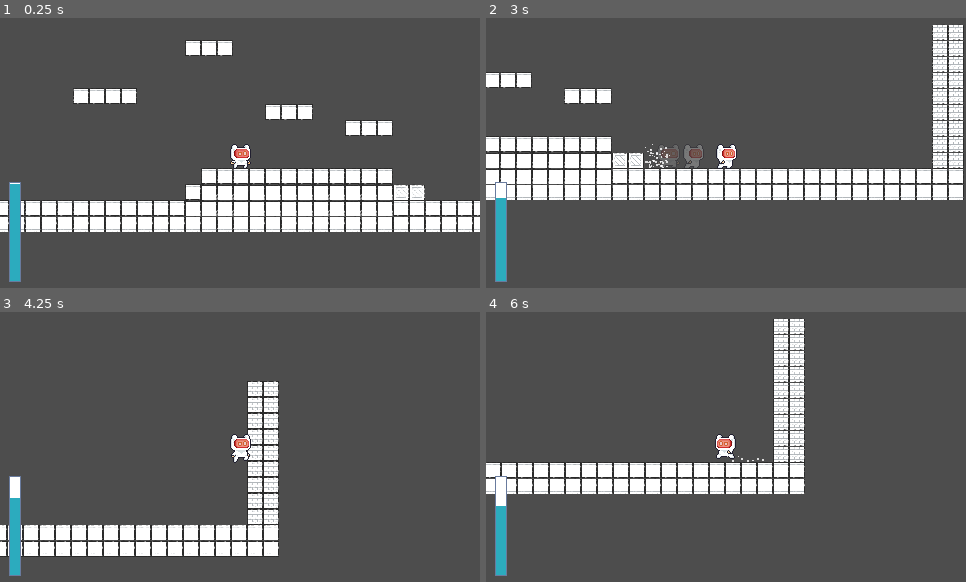
Above: before the commit, frames 1-4 (two rows, left to right).
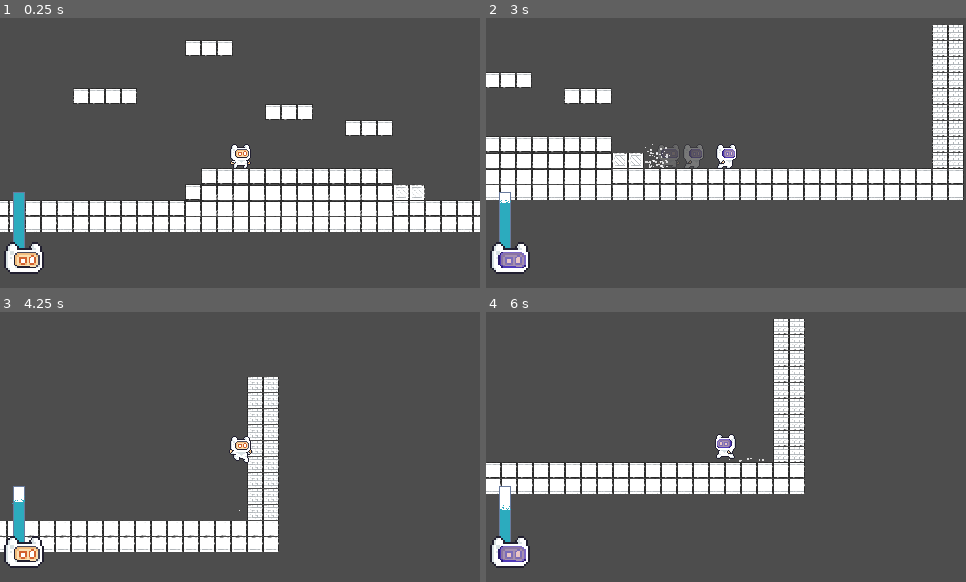
Above: after the commit, the same moments.

Repository: Naathan404/UITxVNG-Group08-NaNaNaNa
Game: Godot game, scene res://scenes/levels/level_test.tscn
The game is run twice, just before and just after one commit, with the same random seed, the same clock (stepped at 60 frames per second) and the same inputs.
Inputs:
- Up to frame 1 (0.25 s): no input
- Up to frame 2 (3 s): hold K (mask_blue, bound only after the commit) 0.53-1.28 s; hold D (right) 0.53-2.03 s; tap Space (jump) at 0.77, 1.52 s; tap J (mask_red, bound only after the commit) at 0.8, 1.35 s; tap L (unmask, bound only after the commit) at 1.55 s; hold A (left) 2.03-2.78 s; hold L (unmask, bound only after the commit) 2.03-2.78 s; tap K (mask_blue, bound only after the commit) at 2.3 s; hold D (right) from 2.78 s (still down); tap Shift (dash) at 2.85 s
- Up to frame 3 (4.25 s): keep holding D (right); tap Space (jump) at 3.02, 3.77 s; tap J (mask_red, bound only after the commit) at 3.05 s; hold K (mask_blue, bound only after the commit) from 3.53 s (still down); tap L (unmask, bound only after the commit) at 3.8 s
- Up to frame 4 (6 s): release D (right) at 4.28 s; release K (mask_blue, bound only after the commit) at 4.28 s; hold A (left) 4.28-5.03 s; tap J (mask_red, bound only after the commit) at 4.35, 5.3 s; tap Space (jump) at 4.52 s; tap K (mask_blue, bound only after the commit) at 4.55, 5.85 s; hold D (right) 5.03-5.78 s; hold L (unmask, bound only after the commit) 5.03-5.78 s; hold A (left) from 5.78 s (still down)

The runs differ from the first frame. In frame 1, 1.5% of the frame differs, in the area x 0-52%, y 48-98%; in frame 2, 1.5%; in frame 3, 6.2%, in the area x 0-59%, y 24-98%; in frame 4, 1.5%.

Commit message:
feat: mask and oxyen bar

Diff:
--- a/project.godot
+++ b/project.godot
@@ -38,15 +38,34 @@
 }
 jump={
 "deadzone": 0.2,
-"events": [Object(InputEventKey,"resource_local_to_scene":false,"resource_name":"","device":-1,"window_id":0,"alt_pressed":false,"shift_pressed":false,"ctrl_pressed":false,"meta_pressed":false,"pressed":false,"keycode":0,"physical_keycode":87,"key_label":0,"unicode":119,"location":0,"echo":false,"script":null)
-, Object(InputEventKey,"resource_local_to_scene":false,"resource_name":"","device":0,"window_id":0,"alt_pressed":false,"shift_pressed":false,"ctrl_pressed":false,"meta_pressed":false,"pressed":false,"keycode":0,"physical_keycode":32,"key_label":0,"unicode":0,"location":0,"echo":false,"script":null)
-, Object(InputEventKey,"resource_local_to_scene":false,"resource_name":"","device":0,"window_id":0,"alt_pressed":false,"shift_pressed":false,"ctrl_pressed":false,"meta_pressed":false,"pressed":false,"keycode":0,"physical_keycode":4194320,"key_label":0,"unicode":0,"location":0,"echo":false,"script":null)
+"events": [Object(InputEventKey,"resource_local_to_scene":false,"resource_name":"","device":0,"window_id":0,"alt_pressed":false,"shift_pressed":false,"ctrl_pressed":false,"meta_pressed":false,"pressed":false,"keycode":0,"physical_keycode":32,"key_label":0,"unicode":0,"location":0,"echo":false,"script":null)
 , Object(InputEventKey,"resource_local_to_scene":false,"resource_name":"","device":-1,"window_id":0,"alt_pressed":false …(182 unchanged characters)…
 ]
 }
 dash={
 "deadzone": 0.2,
 "events": [Object(InputEventKey,"resource_local_to_scene":false,"resource_name":"","device":0,"window_id":0,"alt_presse …(194 unchanged characters)…
+]
+}
+mask_red={
+"deadzone": 0.2,
+"events": [Object(InputEventKey,"resource_local_to_scene":false,"resource_name":"","device":-1,"window_id":0,"alt_pressed":false,"shift_pressed":false,"ctrl_pressed":false,"meta_pressed":false,"pressed":false,"keycode":0,"physical_keycode":74,"key_label":0,"unicode":106,"location":0,"echo":false,"script":null)
+, Object(InputEventKey,"resource_local_to_scene":false,"resource_name":"","device":-1,"window_id":0,"alt_pressed":false,"shift_pressed":false,"ctrl_pressed":false,"meta_pressed":false,"pressed":false,"keycode":0,"physical_keycode":81,"key_label":0,"unicode":113,"location":0,"echo":false,"script":null)
+, Object(InputEventKey,"resource_local_to_scene":false,"resource_name":"","device":-1,"window_id":0,"alt_pressed":false,"shift_pressed":false,"ctrl_pressed":false,"meta_pressed":false,"pressed":false,"keycode":0,"physical_keycode":90,"key_label":0,"unicode":122,"location":0,"echo":false,"script":null)
+]
+}
+mask_blue={
+"deadzone": 0.2,
+"events": [Object(InputEventKey,"resource_local_to_scene":false,"resource_name":"","device":-1,"window_id":0,"alt_pressed":false,"shift_pressed":false,"ctrl_pressed":false,"meta_pressed":false,"pressed":false,"keycode":0,"physical_keycode":75,"key_label":0,"unicode":107,"location":0,"echo":false,"script":null)
+, Object(InputEventKey,"resource_local_to_scene":false,"resource_name":"","device":-1,"window_id":0,"alt_pressed":false,"shift_pressed":false,"ctrl_pressed":false,"meta_pressed":false,"pressed":false,"keycode":0,"physical_keycode":69,"key_label":0,"unicode":101,"location":0,"echo":false,"script":null)
+, Object(InputEventKey,"resource_local_to_scene":false,"resource_name":"","device":-1,"window_id":0,"alt_pressed":false,"shift_pressed":false,"ctrl_pressed":false,"meta_pressed":false,"pressed":false,"keycode":0,"physical_keycode":88,"key_label":0,"unicode":120,"location":0,"echo":false,"script":null)
+]
+}
+unmask={
+"deadzone": 0.2,
+"events": [Object(InputEventKey,"resource_local_to_scene":false,"resource_name":"","device":-1,"window_id":0,"alt_pressed":false,"shift_pressed":false,"ctrl_pressed":false,"meta_pressed":false,"pressed":false,"keycode":0,"physical_keycode":76,"key_label":0,"unicode":108,"location":0,"echo":false,"script":null)
+, Object(InputEventKey,"resource_local_to_scene":false,"resource_name":"","device":-1,"window_id":0,"alt_pressed":false,"shift_pressed":false,"ctrl_pressed":false,"meta_pressed":false,"pressed":false,"keycode":0,"physical_keycode":87,"key_label":0,"unicode":119,"location":0,"echo":false,"script":null)
+, Object(InputEventKey,"resource_local_to_scene":false,"resource_name":"","device":0,"window_id":0,"alt_pressed":false,"shift_pressed":false,"ctrl_pressed":false,"meta_pressed":false,"pressed":false,"keycode":0,"physical_keycode":4194320,"key_label":0,"unicode":0,"location":0,"echo":false,"script":null)
 ]
 }
 
--- a/scenes/player/player.tscn
+++ b/scenes/player/player.tscn
@@ -21,6 +21,7 @@
 [ext_resource type="Texture2D" uid="uid://d05p77wttlj3q" path="res://assets/sprites/characters/Run_Red.png" id="11_8ydkj"]
 [ext_resource type="Texture2D" uid="uid://fykkxy5k8w36" path="res://assets/sprites/characters/Run_Blue.png" id="12_8ydkj"]
 [ext_resource type="Texture2D" uid="uid://larvvjwy1qvq" path="res://assets/sprites/characters/Jump_Blue.png" id="12_ioxgp"]
+[ext_resource type="Texture2D" uid="uid://1axhrtb88p5n" path="res://assets/sprites/ui/avatar_react/none_mask.png" id="22_yj68g"]
 
 [sub_resource type="AtlasTexture" id="AtlasTexture_j4nxn"]
 atlas = ExtResource("2_je7p5")
@@ -673,7 +674,7 @@
 
 [node name="Player" type="CharacterBody2D" unique_id=65356844]
 script = ExtResource("1_p47bc")
-mask_type = 1
+decrease_oxygen_rate = 10.0
 dash_force = 500.0
 dash_duration = 0.15
 
@@ -749,13 +750,33 @@
 [node name="CanvasLayer" type="CanvasLayer" parent="." unique_id=1225677787]
 
 [node name="OxygenBar" type="ProgressBar" parent="CanvasLayer" unique_id=1024135536]
-offset_left = 9.0
-offset_top = 164.0
-offset_right = 21.0
-offset_bottom = 264.0
+offset_left = 13.0
+offset_top = 174.0
+offset_right = 25.0
+offset_bottom = 234.0
 theme_override_styles/background = SubResource("StyleBoxFlat_3j4b4")
 theme_override_styles/fill = SubResource("StyleBoxFlat_yj68g")
 step = 1.0
 value = 49.0
 fill_mode = 3
 show_percentage = false
+
+[node name="OxygenRanOutParticles" type="CPUParticles2D" parent="CanvasLayer/OxygenBar" unique_id=870825861]
+position = Vector2(6, 1)
+amount = 12
+lifetime = 0.3
+speed_scale = 1.5
+local_coords = true
+emission_shape = 3
+emission_rect_extents = Vector2(6, 1)
+spread = 180.0
+gravity = Vector2(0, -50)
+initial_velocity_max = 20.0
+color = Color(0.17254902, 0.67058825, 0.74509805, 1)
+
+[node name="AvatarReact" type="TextureRect" parent="CanvasLayer" unique_id=188069317]
+offset_left = -7.0
+offset_top = 211.0
+offset_right = 53.0
+offset_bottom = 271.0
+texture = ExtResource("22_yj68g")
--- a/scripts/player/player.gd
+++ b/scripts/player/player.gd
@@ -4,18 +4,39 @@
 @export var max_oxygen: float = 100.0
 @export var decrease_oxygen_rate: float = 5.0
 var current_oxygen: float = 100.0
-@onready var oxygen_bar: ProgressBar = $CanvasLayer/OxygenBar
 
 ### Mask
 enum MaskType { NONE, RED, BLUE }
 @export var mask_type: MaskType = MaskType.NONE
 
+### UI for Mask
+@onready var oxygen_bar: ProgressBar = $CanvasLayer/OxygenBar
+@onready var avatar_react: TextureRect = $CanvasLayer/AvatarReact
+@onready var oxygen_particle: CPUParticles2D = $CanvasLayer/OxygenBar/OxygenRanOutParticles
+const AVATAR_NONE = preload("res://assets/sprites/ui/avatar_react/none_mask.png")
+const AVATAR_RED = preload("res://assets/sprites/ui/avatar_react/mask_red.png")
+const AVATAR_BLUE = preload("res://assets/sprites/ui/avatar_react/mask_blue.png")
+
+# avatar shake setting
+@export var shake_strenght: float = 3.0
+var avatar_original_position: Vector2
+
 func _ready() -> void:
 	fsm = FSM.new(self, $States, $States/Idle)
 
+	# thiết lập ban đầu cho mặt nạ
 	current_oxygen = max_oxygen
+	mask_type = MaskType.NONE
+
+	# ui mặt nạ và thanh oxygen bar
 	oxygen_bar.max_value = max_oxygen
 	oxygen_bar.value = current_oxygen
+	avatar_react.texture = AVATAR_NONE
+
+	# game juice
+	oxygen_particle.emitting = false
+	avatar_original_position = avatar_react.position
+
 	super._ready()
 
 func _process(delta: float) -> void:
@@ -25,15 +46,52 @@
 		current_oxygen = clamp(current_oxygen, 0.0, max_oxygen)
 		oxygen_bar.value = current_oxygen
 
-		if current_oxygen <= 0.0:
-			_on_oxygen_ran_out()
-	#pass
+		# particle cho oxygen
+		oxygen_particle.emitting = true
+		var ratio = current_oxygen / max_oxygen
+		var bar_height = oxygen_bar.size.y
+
+		oxygen_particle.position.y = bar_height - bar_height * ratio
+		oxygen_particle.position.x = oxygen_bar.size.x / 2
+
+	# nếu oxy tuột dưới 25% thì báo đỏ
+	if current_oxygen < max_oxygen * 0.25:
+		if(mask_type == MaskType.RED):
+			avatar_react.modulate = Color(2.0, 0.5, 0.5)
+		elif(mask_type == MaskType.BLUE):
+			avatar_react.modulate = Color(0.5, 0.5, 2.0)
+		elif(mask_type == MaskType.NONE):
+			avatar_react.modulate = Color(1.0, 1.0, 1.0)
+		_shake_avatar(delta)
+	else:
+		avatar_react.modulate = Color(1.0, 1.0, 1.0)
+
+	if current_oxygen <= 0.0:
+		_on_oxygen_ran_out()
+
+### Hàm xử lý input
+func _input(event: InputEvent) -> void:
+	# đổi sang mặt nạ đỏ
+	if event.is_action_pressed("mask_red"):
+		_on_mask_change(MaskType.RED)
+		return
+	# mặt nạ xanh
+	elif event.is_action_pressed("mask_blue"):
+		_on_mask_change(MaskType.BLUE)
+		return
+	elif event.is_action_pressed("unmask"):
+		_on_mask_change(MaskType.NONE)
+		return
 
 # Hàm đổi mặt nạ
 func _on_mask_change(mask: MaskType) -> bool:
-	if mask_type != mask: return false
+	if mask_type == mask: return false
 	mask_type = mask
+	if mask == MaskType.NONE: avatar_react.texture = AVATAR_NONE
+	elif mask == MaskType.BLUE: avatar_react.texture = AVATAR_BLUE
+	elif mask == MaskType.RED: avatar_react.texture = AVATAR_RED
 	print("Đổi sang mặt nạ ", mask_type)
+	fsm.current_state._enter()
 	return true
 
 # Hàm hồi Oxy khi nhặt được bình
@@ -48,3 +106,11 @@
 	print("Hết oxy! Game Over!")
 	# Tạm thời reset lại màn
 	get_tree().reload_current_scene()
+
+# rung cái avatar
+func _shake_avatar(_delta: float) -> void:
+	var random_x = randf_range(-shake_strenght, shake_strenght)
+	var random_y = randf_range(-shake_strenght, shake_strenght)
+
+	# Cộng dồn độ lệch ngẫu nhiên vào vị trí gốc
+	avatar_react.position = avatar_original_position + Vector2(random_x, random_y)
Not shown, added: assets/sprites/ui/avatar_react/mask_blue.png.import
Not shown, added: assets/sprites/ui/avatar_react/mask_red.png.import
Not shown, added: assets/sprites/ui/avatar_react/none_mask.png.import
